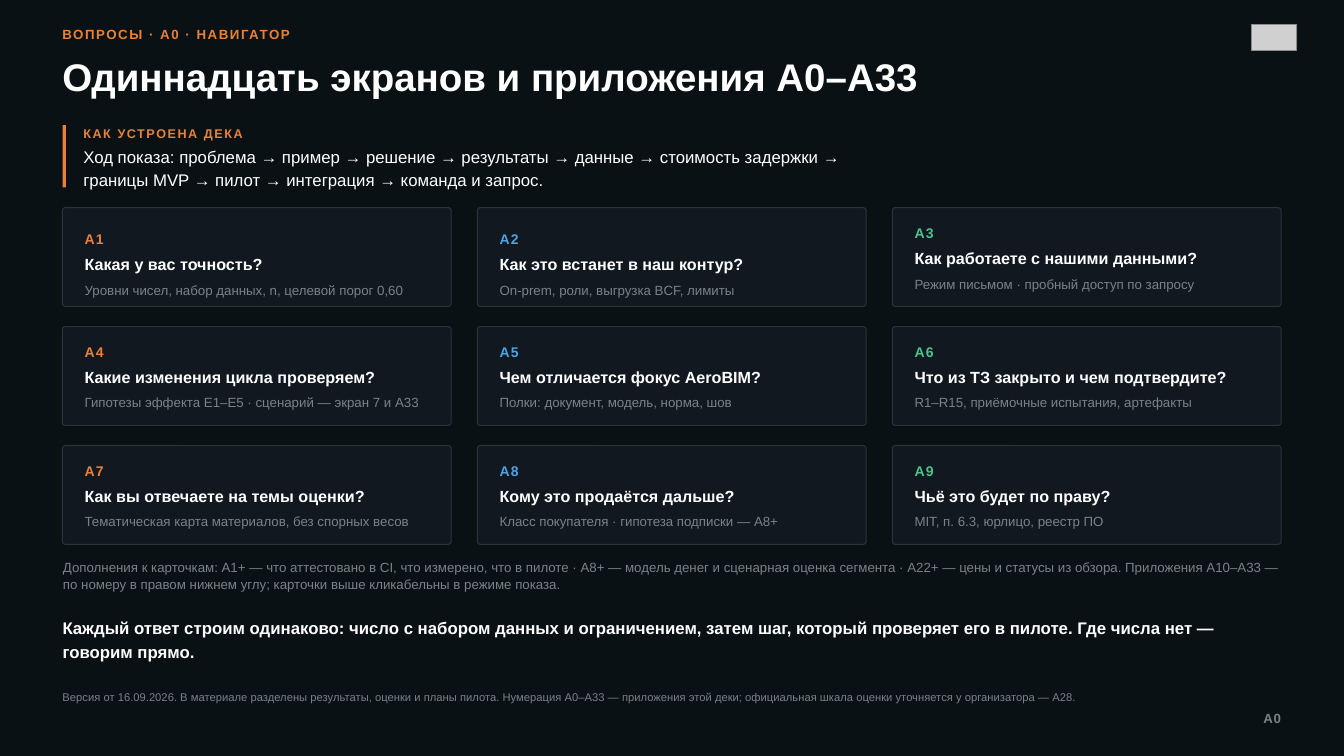
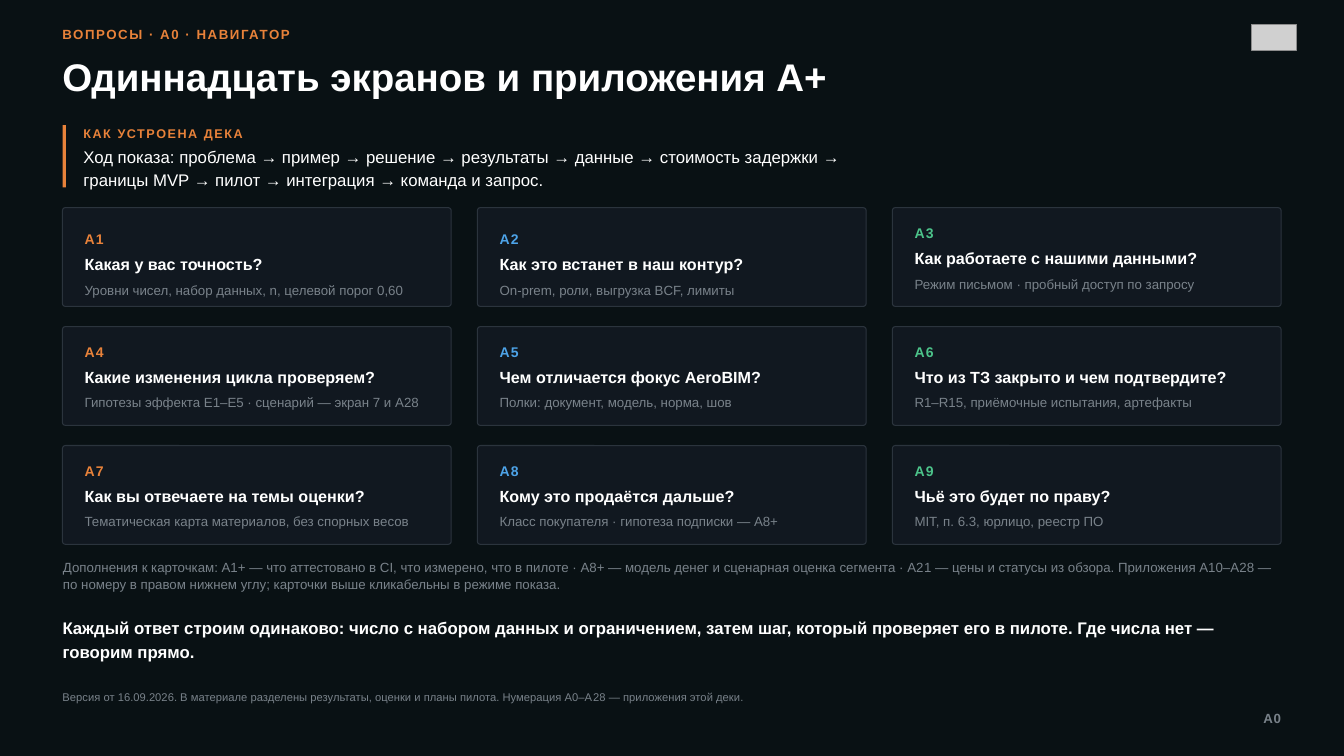
Before and after one commit to KonkovDV/AeroBIM, a slide deck: slide 12 of submission/03-presentation/AeroBIM-full.pptx. Drawn at 1344x756 pixels with LibreOffice and Linux fonts; fonts in the diff are those of the drawing; grey boxes stand for pictures; background and template pictures are left out. Boxes give left, top, right and bottom in pixels: in the first picture for what was removed or moved away, otherwise in the second. Text is boxed around its words. In the diff, an @@ line names an element or a change of style, - is before the commit and + after.

```diff
--- a/submission/03-presentation/AeroBIM-full.pptx
+++ b/submission/03-presentation/AeroBIM-full.pptx
@@ text at bbox=[62, 64, 826, 99]: text changed @@
-Одиннадцать экранов и приложения A0–A33
+Одиннадцать экранов и приложения A+
@@ text at bbox=[85, 397, 419, 410]: text changed @@
-Гипотезы эффекта E1–E5 · сценарий — экран 7 и A33
+Гипотезы эффекта E1–E5 · сценарий — экран 7 и A28
@@ text at bbox=[63, 562, 1254, 592]: text changed @@
-Дополнения к карточкам: A1+ — что аттестовано в CI, что измерено, что в пилоте · A8+ — модель денег и сценарная оценка сегмента · A22+ — цены и статусы из обзора. Приложения A10–A33 — по номеру в правом нижнем углу; карточки выше кликабельны в режиме показа.
+Дополнения к карточкам: A1+ — что аттестовано в CI, что измерено, что в пилоте · A8+ — модель денег и сценарная оценка сегмента · A21 — цены и статусы из обзора. Приложения A10–A28 — по номеру в правом нижнем углу; карточки выше кликабельны в режиме показа.
@@ text at bbox=[62, 693, 743, 703]: text changed @@
-Версия от 16.09.2026. В материале разделены результаты, оценки и планы пилота. Нумерация A0–A33 — приложения этой деки; официальная шкала оценки уточняется у организатора — A28.
+Версия от 16.09.2026. В материале разделены результаты, оценки и планы пилота. Нумерация A0–A28 — приложения этой деки.
```
Also in this commit, not shown: 19 other slides changed, 1 other file.
